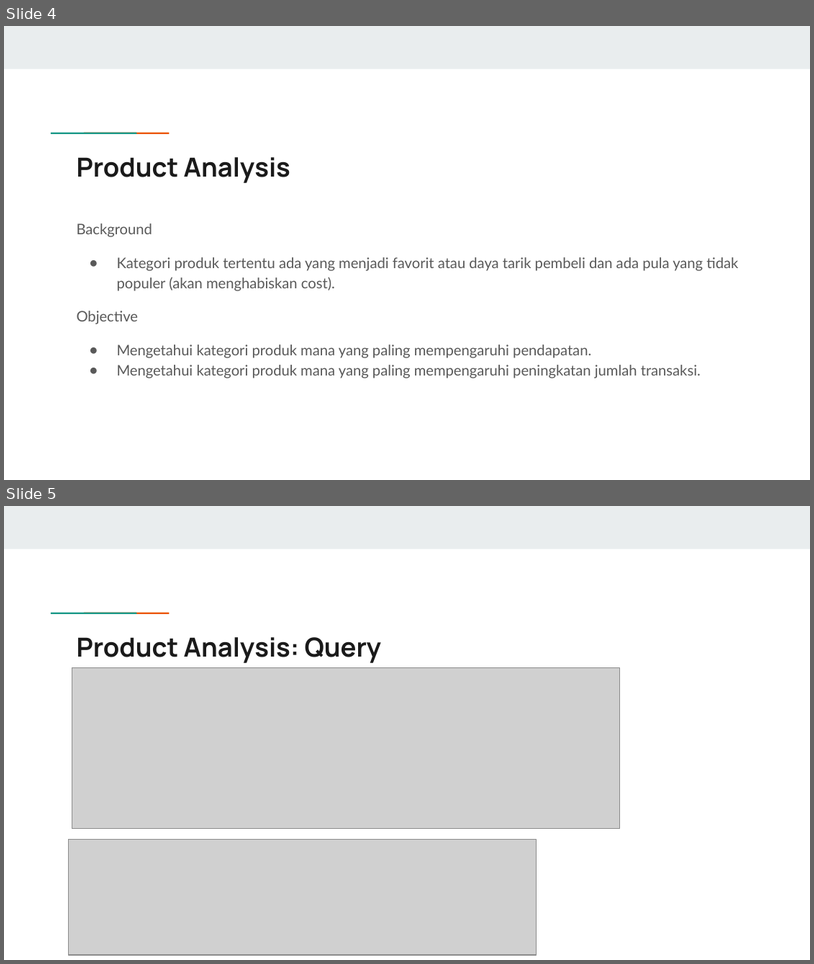
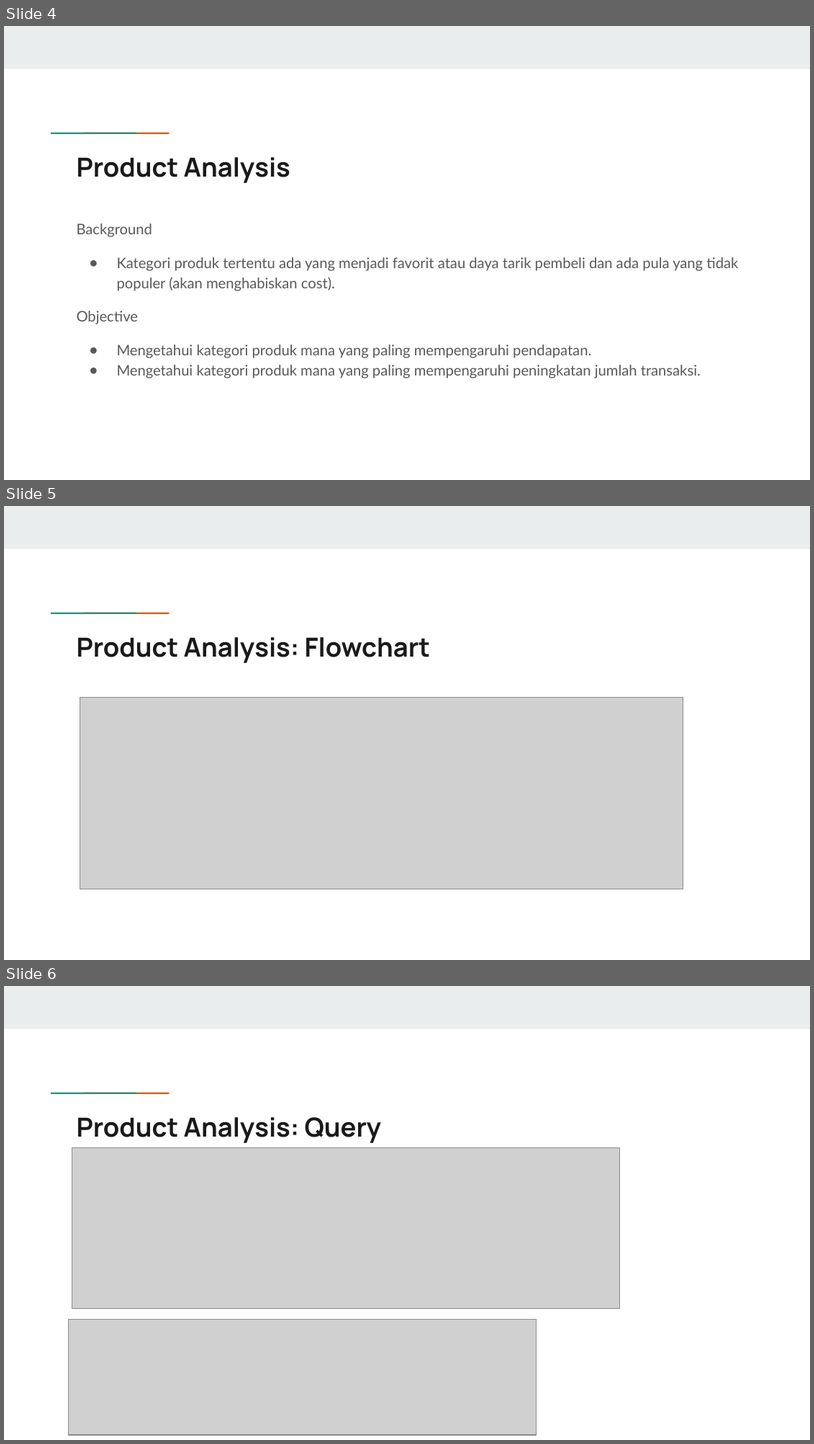
Before and after one commit to chuun17/DSLS2023-MiniProjectDE, a slide deck: MINI PROJECT DE CASE STUDY.pptx. Shown one above the other, each under a label of ours: slides 4 and 5 before the commit, slides 4, 5 and 6 after it. The pictures are 814x964 and 814x1444 pixels, drawn with LibreOffice and Linux fonts; fonts in the diff are those of the drawing; grey boxes stand for pictures. Boxes give left, top, right and bottom in pixels: in the first picture for what was removed or moved away, otherwise in the second. Text is boxed around its words. In the diff, an @@ line names an element or a change of style, - is before the commit and + after.

```diff
--- a/MINI PROJECT DE CASE STUDY.pptx
+++ b/MINI PROJECT DE CASE STUDY.pptx
@@ slide 5 added at [4, 506, 810, 960], background #FFFFFF; not listed: 3 template elements that a slide beside it also shows @@
@@ title added at [77, 637, 431, 663], 23.4 pt, text #1A1A1A, bold @@
+Product Analysis: Flowchart
@@ picture added at [80, 697, 683, 889] @@
@@ what was slide 5 is now slide 6 @@
```
Also in this commit, not shown: 2 slides changed, 2 other slides added.
